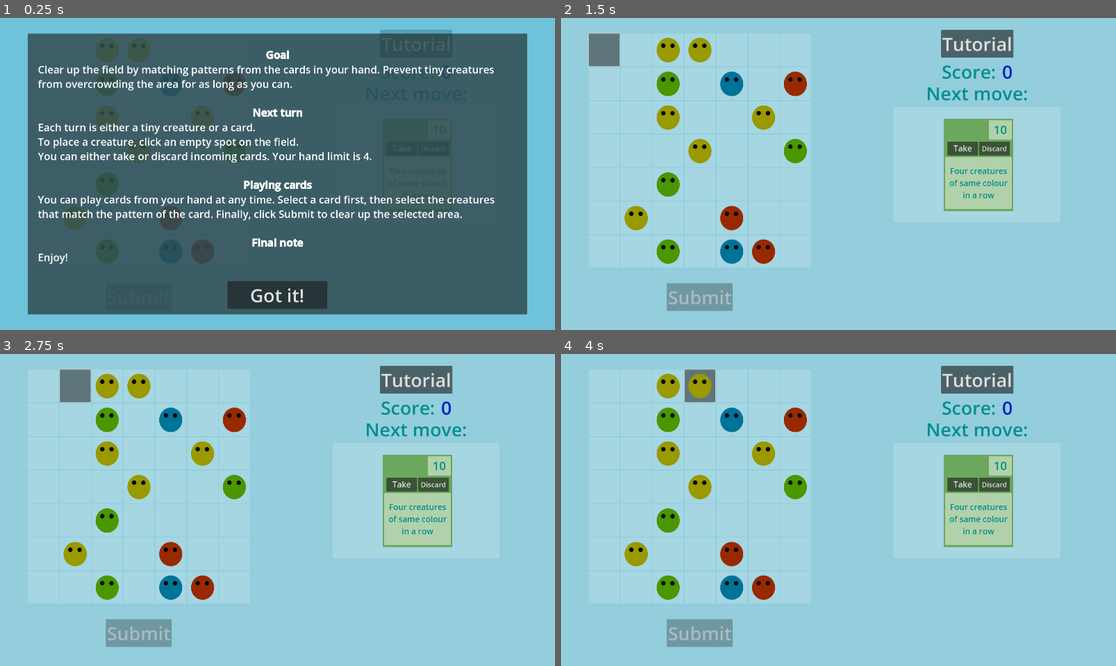
Above: before the commit, frames 1-4 (two rows, left to right).
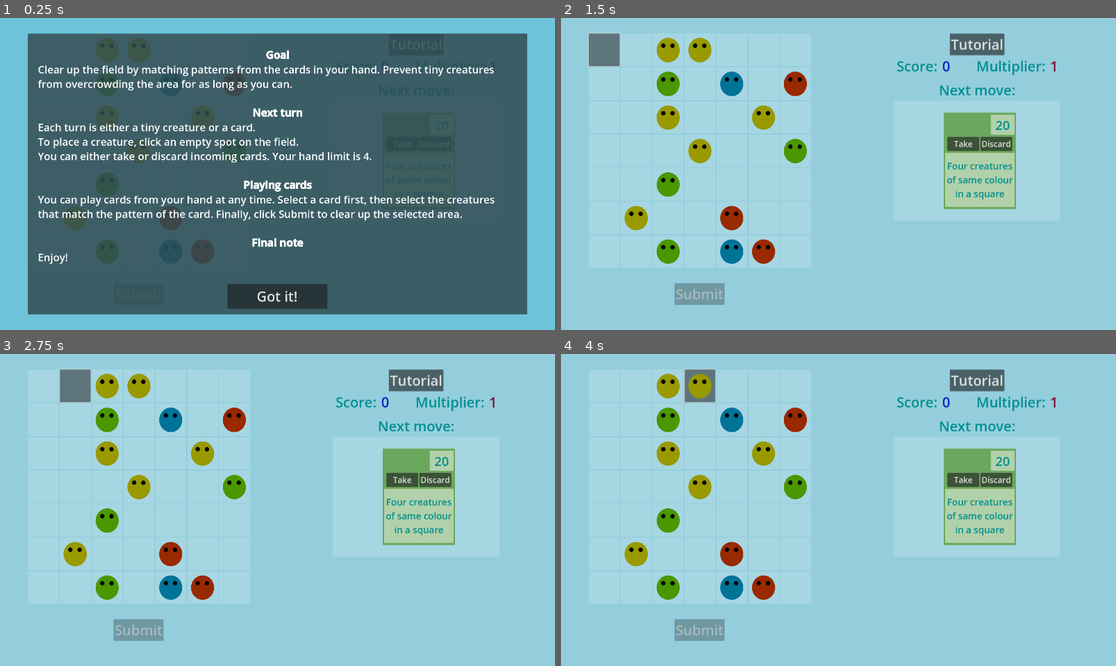
Above: after the commit, the same moments.

Repository: KaterynaKateryna/LudumDare56
Game: Godot game, scene res://scenes/game_screen.tscn
Two runs of this game, one before a commit and one after it. Both use one fixed random seed, a clock stepped at 60 frames per second and the inputs below.
Inputs (mouse positions are in pixels of both pictures, inside the frame that each line leads up to):
- Up to frame 1 (0.25 s): no input
- Up to frame 2 (1.5 s): click "Got it!" at 0.5 s; click (605, 49) at 1.25 s
- Up to frame 3 (2.75 s): click (77, 385) at 2.02 s
- Up to frame 4 (4 s): click (666, 385) at 2.77 s; click (699, 385) at 3.52 s

The runs differ from the first frame. In frame 1, 0.5% of the frame differs, in the area x 40-89%, y 3-92%; in frame 2, 4.1%, in the area x 19-90%, y 3-94%; in frame 3, 4.1%; in frame 4, 4.1%.

Commit message:
bad card

Diff:
--- a/src/autoloads/enums.gd
+++ b/src/autoloads/enums.gd
@@ -9,5 +9,6 @@
 	FOUR_IN_A_ROW,
 	FIVE_IN_A_ROW,
 	SQUARE,
-	TWO_BY_THREE
+	TWO_BY_THREE,
+	BAD
 }
--- a/src/scenes/card.gd
+++ b/src/scenes/card.gd
@@ -23,6 +23,9 @@
 		rule_label.text = "Four creatures of same colour in a square"
 	elif rule == Enums.CARD_RULE_TYPE.TWO_BY_THREE:
 		rule_label.text = "Six creatures of same colour 2 by 3"
+	elif rule == Enums.CARD_RULE_TYPE.BAD:
+		rule_label.text = "lose one random cell -> gain x2 score multiplier"
+		take_button.text = "Play!"
 
 	score_label.text = str(score)
 
--- a/src/scenes/game_screen.gd
+++ b/src/scenes/game_screen.gd
@@ -5,6 +5,7 @@
 @onready var next_move_placeholder = get_node("CanvasLayer/NextMoveContainer/NextMovePlaceholder")
 @onready var submit_button = get_node("CanvasLayer/BottomContainer/SubmitButton")
 @onready var score_value_label = get_node("CanvasLayer/VBoxContainer/HBoxContainer/ScoreValueLabel")
+@onready var multiplier_value_label = get_node("CanvasLayer/VBoxContainer/HBoxContainer/MultiplierValueLabel")
 
 @onready var tiny_creature_scene = load("res://scenes/tiny_creature.tscn")
 @onready var card_scene = load("res://scenes/card.tscn")
@@ -19,8 +20,9 @@
 var selected_card
 var selected_creatures = []
 var cells = []
-var score
+var score: int
 var hand_limit = 4
+var multiplier: int
 
 # Called when the node enters the scene tree for the first time.
 func _ready() -> void:
@@ -48,6 +50,9 @@
 	score = 0
 	score_value_label.text = str(score)
 
+	multiplier = 1
+	multiplier_value_label.text = str(multiplier)
+
 	selected_card = null
 	selected_creatures.clear()
 
@@ -103,7 +108,7 @@
 	return tiny_creature
 
 func _get_random_card():
-	var rand = rng.randi_range(0, 3)
+	var rand = rng.randi_range(0, 4)
 	var rule
 	var score
 	if rand == 0:
@@ -118,6 +123,10 @@
 	elif rand == 3:
 		rule = Enums.CARD_RULE_TYPE.TWO_BY_THREE
 		score = 50
+	elif rand == 4:
+		rule = Enums.CARD_RULE_TYPE.BAD
+		score = 0
+
 
 	var card = card_scene.instantiate()
 	card.init(score, rule)
@@ -165,13 +174,20 @@
 	elif next_move.move_type == Enums.MOVE_TYPE.CARD:
 		var current_hand_size = cards_container.get_child_count()
 
+		var disable_bad_card = false
+		var is_bad_card = next_move.card.rule == Enums.CARD_RULE_TYPE.BAD
+		if is_bad_card:
+			var empty_cells = cells.filter(func(x): return x.get_child_count() == 0)
+			if empty_cells.size() < 3:
+				disable_bad_card = true
+
 		next_move.card.size.y = next_move_placeholder.size.y * 0.8
 		next_move.card.size.x = next_move_placeholder.size.y * 0.6
 		next_move.card.position.x = next_move_placeholder.size.x * 0.3
 		next_move.card.position.y = next_move_placeholder.size.y * 0.1
 
 		next_move_placeholder.add_child(next_move.card)
-		if current_hand_size >= hand_limit:
+		if (current_hand_size >= hand_limit && !is_bad_card) || disable_bad_card:
 			next_move.card.take_button.disabled = true
 		else:
 			next_move.card.take_button.connect("button_up", _on_card_take_button_up.bind(next_move.card))
@@ -182,6 +198,11 @@
 	if selected_card != null:
 		if cell.get_child_count() > 0:
 			var creature = cell.get_child(0)
+
+			if creature.bad:
+				print("bad creature")
+				return
+
 			print("%s %s %s" % [creature.row, creature.column, creature.colour])
 			if creature.check.visible == false:
 				creature.check.visible = true
@@ -225,6 +246,31 @@
 	_display_next_move()
 
 func _on_card_take_button_up(card):
+	if card.rule == Enums.CARD_RULE_TYPE.BAD:
+
+		var empty_cells = cells.filter(func(x): return x.get_child_count() == 0)
+		var size = empty_cells.size()
+
+		var rand = rng.randi_range(0, size - 1)
+		var cell = empty_cells[rand]
+
+		var tiny_creature = tiny_creature_scene.instantiate()
+		tiny_creature.bad = true
+		tiny_creature.size = cell.size * 0.8
+		tiny_creature.position = cell.size / 2
+		tiny_creature.row = cell.row
+		tiny_creature.column = cell.column
+
+		cell.add_child(tiny_creature)
+
+		multiplier = multiplier * 2
+		multiplier_value_label.text = str(multiplier)
+
+		next_move = _get_random_next_move()
+		_display_next_move()
+		return
+
+
 	var card_in_hand = card_scene.instantiate()
 	card_in_hand.init(card.score, card.rule)
 	card_in_hand.size.y = cards_container.size.y * 0.9
@@ -361,7 +407,7 @@
 		n.queue_free()
 	selected_creatures.clear()
 
-	score += selected_card.score
+	score += selected_card.score * multiplier
 	score_value_label.text = str(score)
 
 	selected_card.check.visible = false
--- a/src/scenes/game_screen.tscn
+++ b/src/scenes/game_screen.tscn
@@ -76,6 +76,19 @@
 text = "0"
 horizontal_alignment = 1
 
+[node name="MultLabel" type="Label" parent="CanvasLayer/VBoxContainer/HBoxContainer"]
+layout_mode = 2
+size_flags_horizontal = 4
+text = "       Multiplier: "
+horizontal_alignment = 1
+
+[node name="MultiplierValueLabel" type="Label" parent="CanvasLayer/VBoxContainer/HBoxContainer"]
+layout_mode = 2
+size_flags_horizontal = 4
+theme_override_colors/font_color = Color(0.508046, 0.0392727, 0.201996, 1)
+text = "1"
+horizontal_alignment = 1
+
 [node name="NextMoveContainer" type="VBoxContainer" parent="CanvasLayer"]
 anchors_preset = -1
 anchor_left = 0.6
--- a/src/scenes/tiny_creature.gd
+++ b/src/scenes/tiny_creature.gd
@@ -11,11 +11,17 @@
 var row
 var column
 
+var bad = false
+
 @onready var shape = get_node("Shape")
 @onready var check = get_node("Shape/check")
 
 # Called when the node enters the scene tree for the first time.
 func _ready() -> void:
+	if bad:
+		var texture = load('res://assets/bad.png')
+		shape.texture = texture
+
 	if colour != null:
 		shape.modulate = colour
 		check.modulate = Color(0, 255, 0)
--- a/src/themes/main_theme.tres
+++ b/src/themes/main_theme.tres
@@ -1,5 +1,5 @@
 [gd_resource type="Theme" format=3 uid="uid://dglghe3y18b7k"]
 
 [resource]
-default_font_size = 64
+default_font_size = 48
 Label/colors/font_color = Color(0, 0.561401, 0.563473, 1)
Binary file added: src/assets/bad.png
Not shown, added: src/assets/bad.png.import
Not shown, changed: resources/creature_grey.xcf
